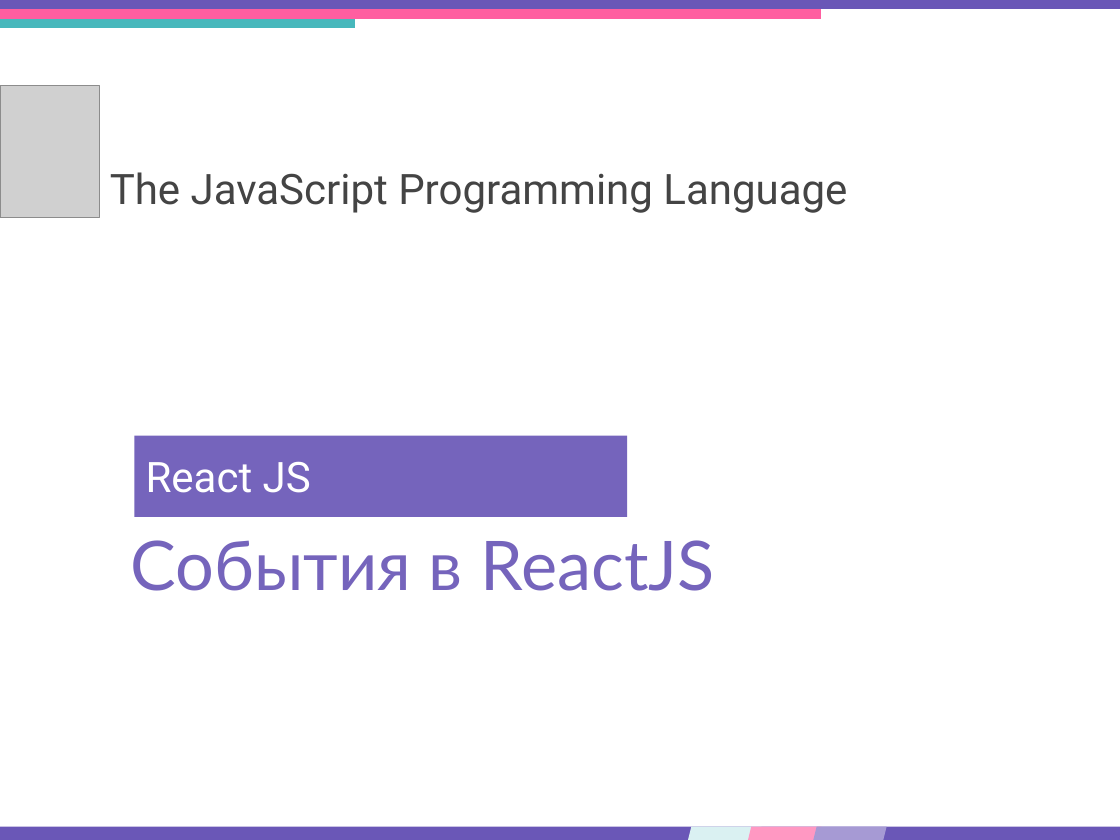
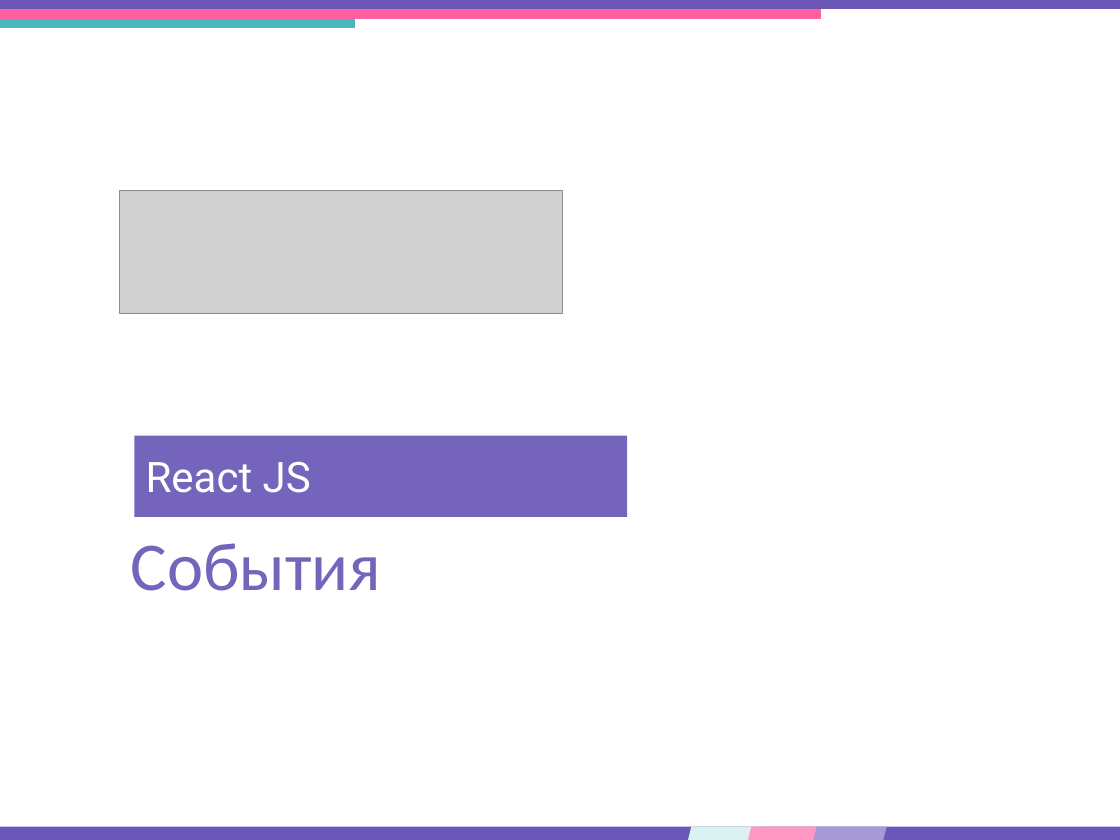
Before and after one commit to DinamickaDevelopment/Ignite-1, a slide deck: slide 1 of 003_React/lesson_21/Presentation/React_events.pptx. Drawn at 1120x840 pixels with LibreOffice and Linux fonts; fonts in the diff are those of the drawing; grey boxes stand for pictures. Boxes give left, top, right and bottom in pixels: in the first picture for what was removed or moved away, otherwise in the second. Text is boxed around its words. In the diff, an @@ line names an element or a change of style, - is before the commit and + after.

```diff
--- a/003_React/lesson_21/Presentation/React_events.pptx
+++ b/003_React/lesson_21/Presentation/React_events.pptx
@@ picture removed at (x1=0, y1=85, x2=100, y2=217) @@
@@ text removed at (x1=110, y1=172, x2=847, y2=213) @@
-The JavaScript Programming Language
@@ picture added at (x1=120, y1=190, x2=562, y2=314) @@
@@ text at (x1=131, y1=543, x2=381, y2=591): text changed; font Lato to Calibri @@
-События в ReactJS
+События
```
Also in this commit, not shown: 5 other slides changed, 10 other files.
